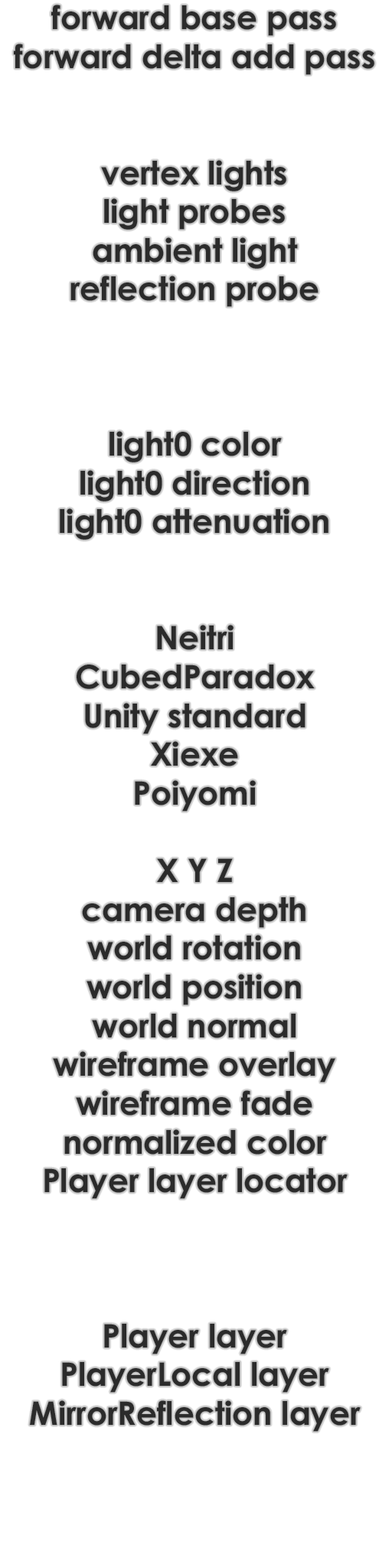
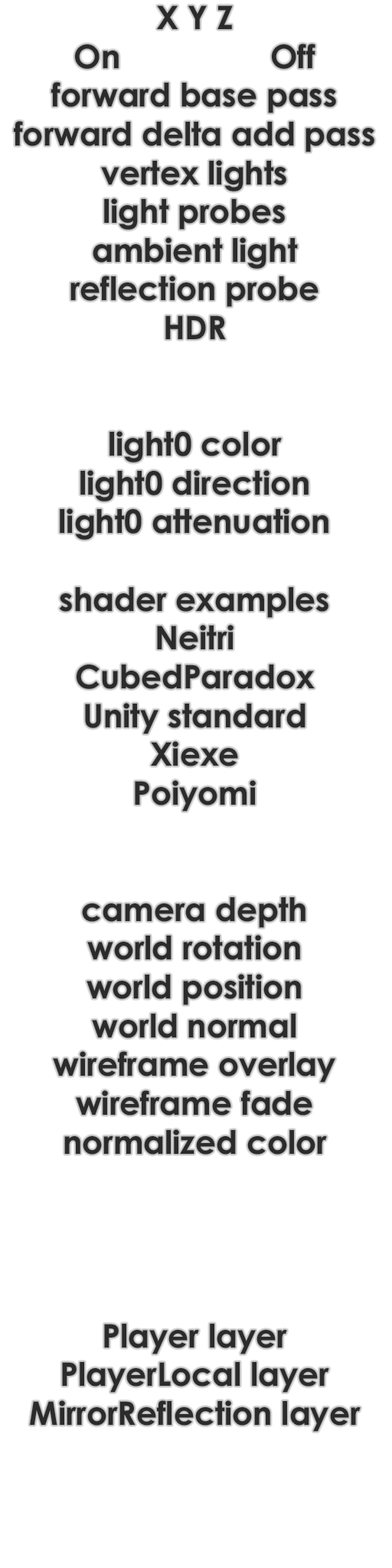
Layers edited between the first and the second 392px x 1568px image:
renamed "forward base pass forward delta add pass vertex lights light" to "X Y Z On Off forward base pass forward delta ad", painted on it over 13, 4, 375, 1202
